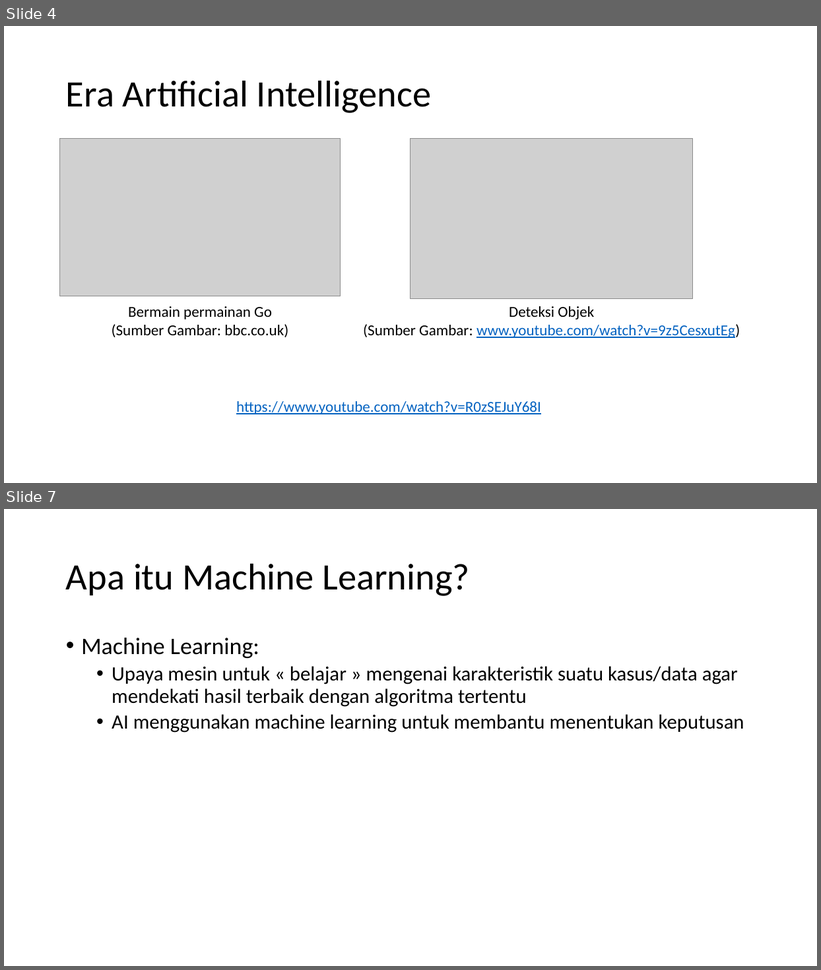
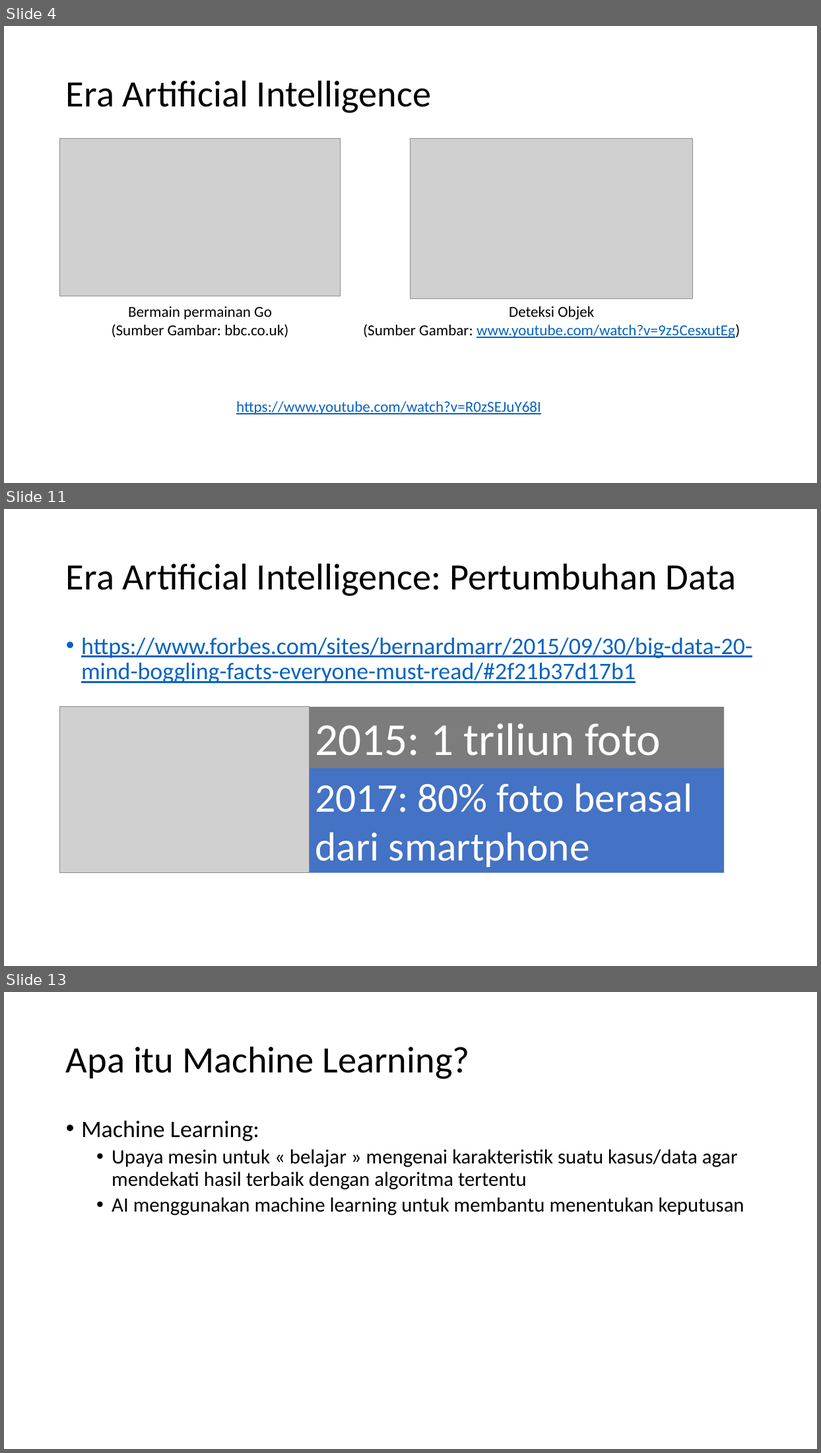
Before and after one commit to MRizkyWi/mlup18, a slide deck: [MLUP18] 01. Pengenalan Machine Learning.pptx. Shown one above the other, each under a label of ours: slides 4 and 7 before the commit, slides 4, 11 and 13 after it; the slides between them are not shown. The pictures are 821x970 and 821x1453 pixels, drawn with LibreOffice and Linux fonts; fonts in the diff are those of the drawing; grey boxes stand for pictures. Boxes give left, top, right and bottom in pixels: in the first picture for what was removed or moved away, otherwise in the second. Text is boxed around its words. In the diff, an @@ line names an element or a change of style, - is before the commit and + after.

```diff
--- a/[MLUP18] 01. Pengenalan Machine Learning.pptx
+++ b/[MLUP18] 01. Pengenalan Machine Learning.pptx
@@ slide 11 added at (4, 509, 817, 966), background #FFFFFF @@
@@ title added at (66, 563, 737, 596), 44 pt, text #000000 @@
+Era Artificial Intelligence: Pertumbuhan Data
@@ text added at (81, 638, 752, 683), 28 pt, text #0563C1, underline @@
+• https://www.forbes.com/sites/bernardmarr/2015/09/30/big-data-20-mind-boggling-facts-everyone-must-read/#2f21b37d17b1
@@ picture added at (60, 707, 310, 874) @@
@@ rectangle added at (310, 707, 725, 769), fill #7C7C7C, 54 pt, text #FFFFFF @@
+2015: 1 triliun foto
@@ rectangle added at (310, 768, 725, 873), fill #4472C4, 48 pt, text #FFFFFF @@
+2017: 80% foto berasal dari smartphone
@@ what was slide 7 is now slide 13 @@
```
Also in this commit, not shown: 3 slides changed, 5 other slides added, 6 other files.
